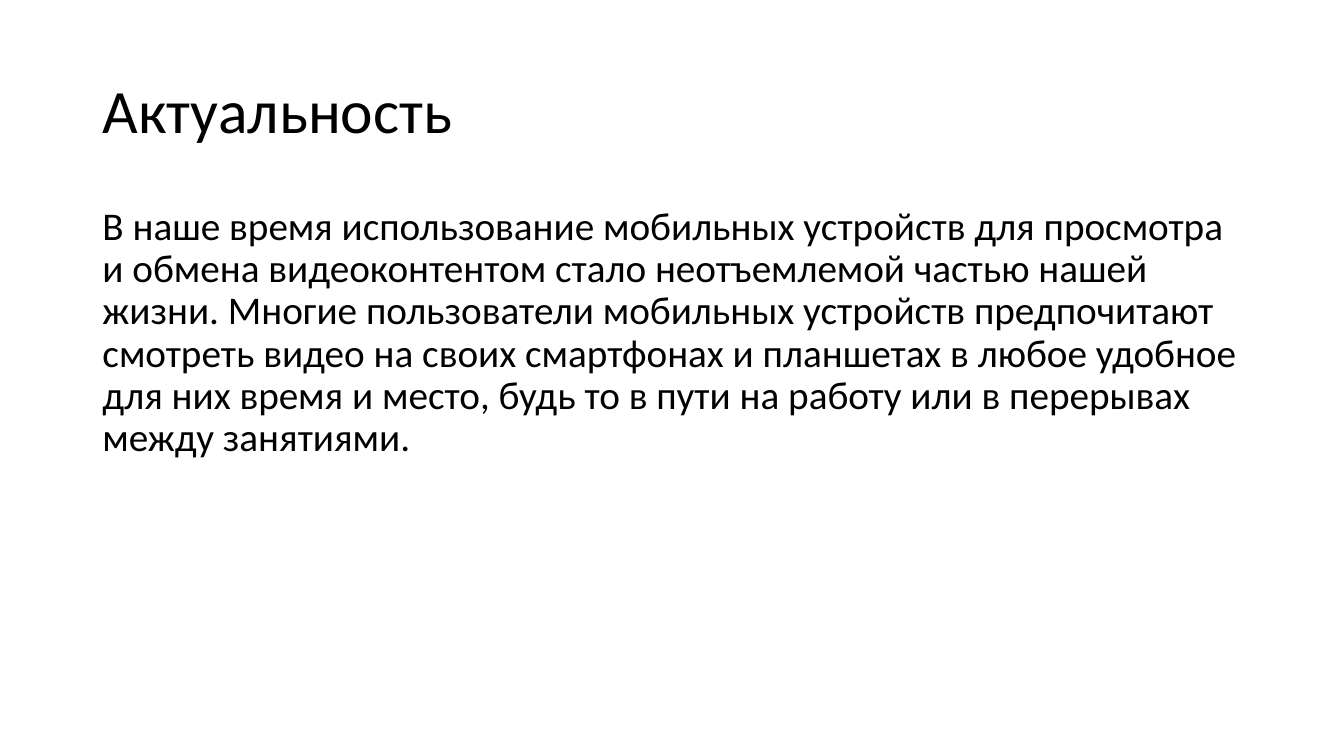
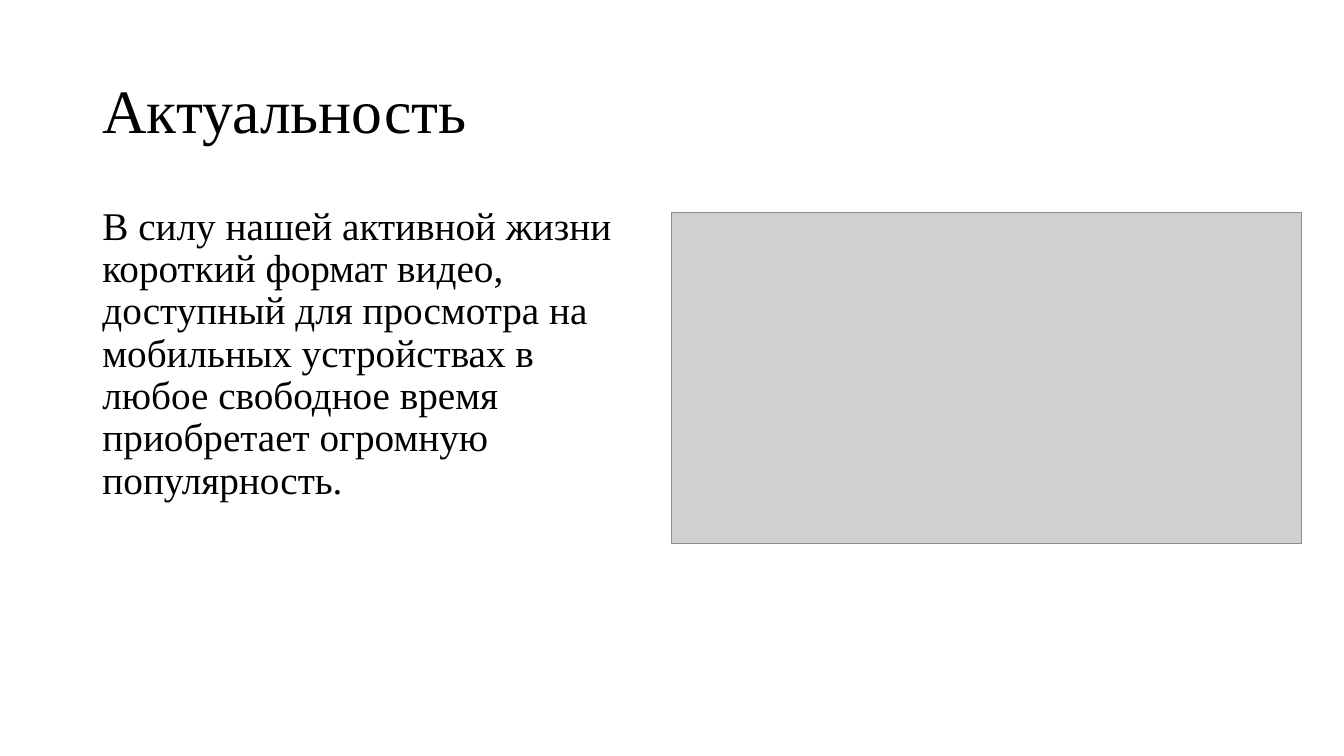
Before and after one commit to Shivronin/Cursa4, a slide deck: slide 2 of Презентация.pptx (slide 3 before the commit). Drawn at 1344x756 pixels with LibreOffice and Linux fonts; fonts in the diff are those of the drawing; grey boxes stand for pictures. Boxes give left, top, right and bottom in pixels: in the first picture for what was removed or moved away, otherwise in the second. Text is boxed around its words. In the diff, an @@ line names an element or a change of style, - is before the commit and + after.

```diff
--- a/Презентация.pptx
+++ b/Презентация.pptx
@@ title "Актуальность" at bbox=[102, 92, 466, 144]: font Calibri to Times New Roman @@
@@ text at bbox=[102, 213, 611, 501]: text changed; font Calibri to Times New Roman @@
-В наше время использование мобильных устройств для просмотра и обмена видеоконтентом стало неотъемлемой частью нашей жизни. Многие пользователи мобильных устройств предпочитают смотреть видео на своих смартфонах и планшетах в любое удобное для них время и место, будь то в пути на работу или в перерывах между занятиями.
+В силу нашей активной жизни короткий формат видео, доступный для просмотра на мобильных устройствах в любое свободное время приобретает огромную популярность.
@@ picture added at bbox=[673, 213, 1303, 543] @@
```
Also in this commit, not shown: 4 other slides changed, 3 slides added, 6 slides removed, 1 other file.
